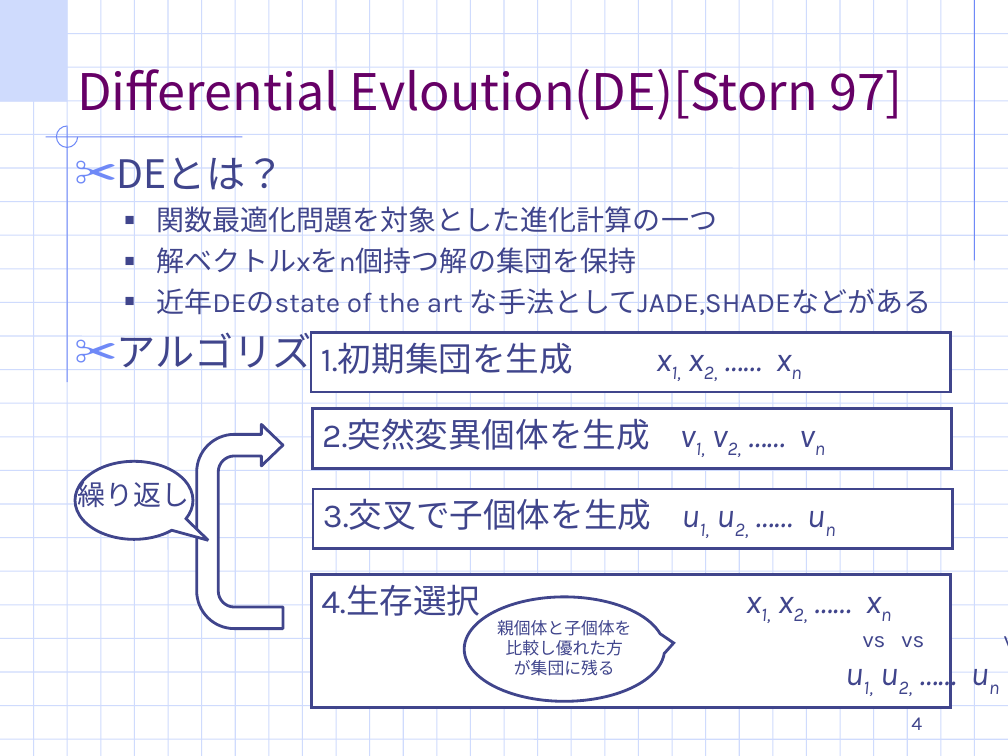
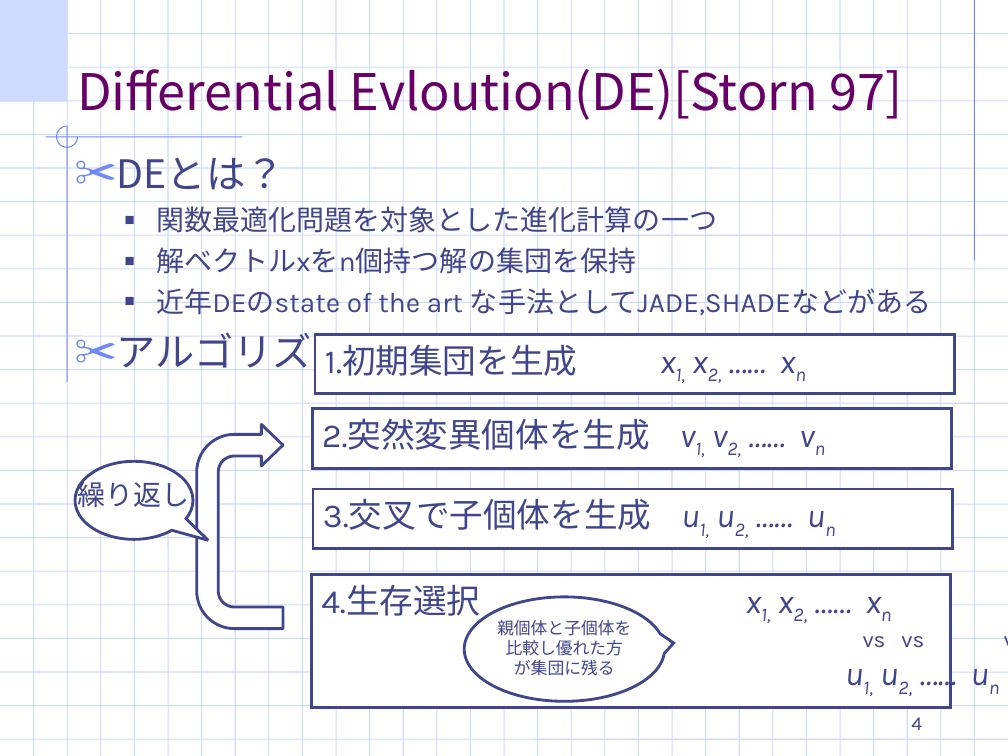
Before and after one commit to TakefumiYamamura/labolatry, a slide deck: slide 4 of 適応DE.ppt. Drawn at 1008x756 pixels with LibreOffice and Linux fonts; fonts in the diff are those of the drawing; background and template pictures are left out. Boxes give left, top, right and bottom in pixels: in the first picture for what was removed or moved away, otherwise in the second. Text is boxed around its words. In the diff, an @@ line names an element or a change of style, - is before the commit and + after.

```diff
--- a/適応DE.ppt
+++ b/適応DE.ppt
@@ text at (117,326,351,377): text changed @@
-✂ アルゴリズムの大まかな流れ
+✂ アルゴリズム
@@ rectangle "1.初期集団を生成 x1, x2, …… xn": place and size @@
-rectangle "1.初期集団を生成 x1, x2, …… xn" at (311,333,952,392)
+rectangle "1.初期集団を生成 x1, x2, …… xn" at (316,335,956,394)
```
Also in this commit, not shown: 2 other slides changed, 55 other files.
